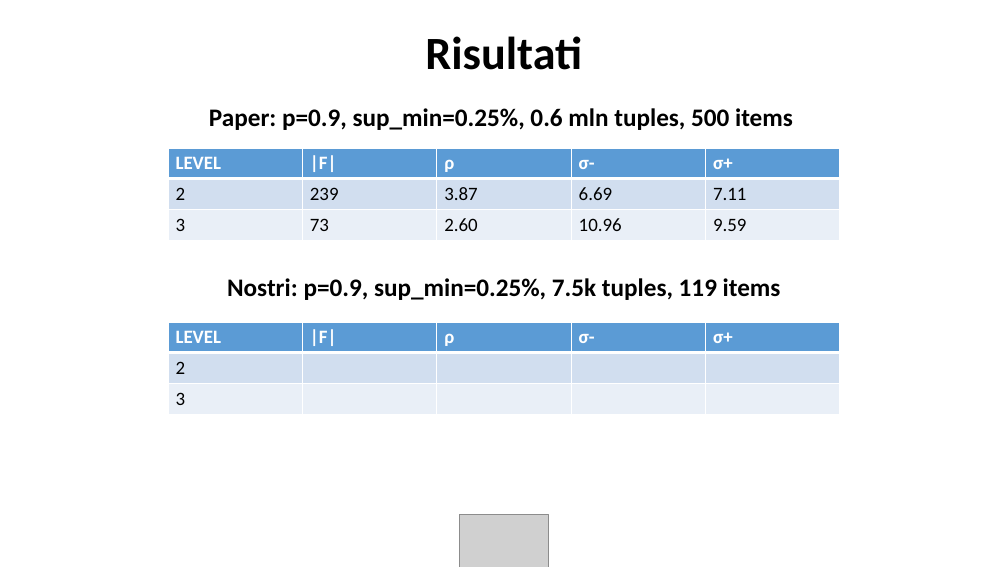
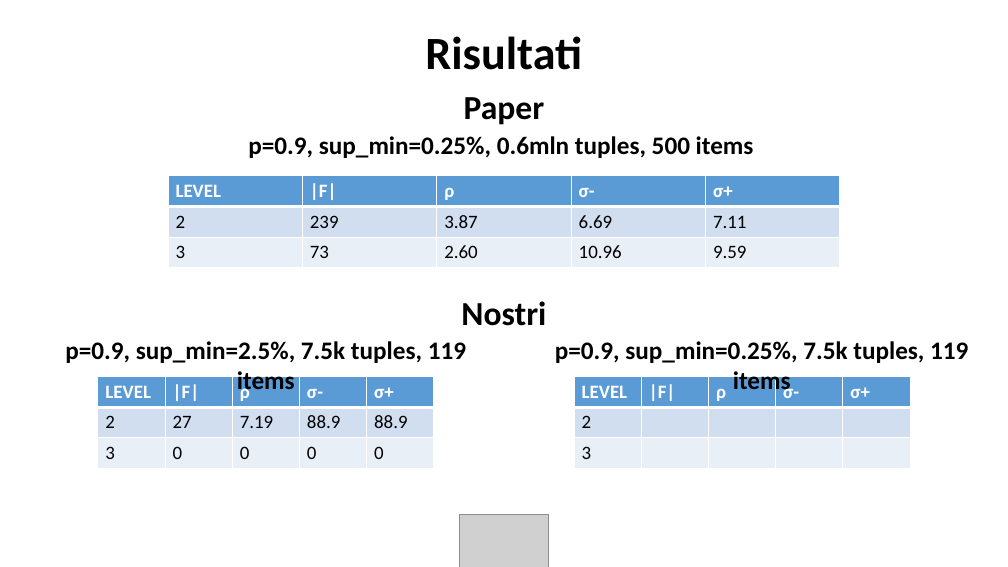
Before and after one commit to jf994/DataProtectionProject, a slide deck: slide 7 of docs/Presentazione.pptx. Drawn at 1008x567 pixels with LibreOffice and Linux fonts; fonts in the diff are those of the drawing; grey boxes stand for pictures; background and template pictures are left out. Boxes give left, top, right and bottom in pixels: in the first picture for what was removed or moved away, otherwise in the second. Text is boxed around its words. In the diff, an @@ line names an element or a change of style, - is before the commit and + after.

```diff
--- a/docs/Presentazione.pptx
+++ b/docs/Presentazione.pptx
@@ text added at (464,97,545,125), 32 pt, text #000000, bold @@
+Paper
@@ text at (248,136,754,158): text changed @@
-Paper: p=0.9, sup_min=0.25%, 0.6 mln tuples, 500 items
+p=0.9, sup_min=0.25%, 0.6mln tuples, 500 items
@@ table: place and size @@
-table at (168,148,841,240)
+table at (168,175,841,268)
@@ text added at (461,301,546,326), 32 pt, text #000000, bold @@
+Nostri
@@ text at (65,341,466,363): text changed @@
-Nostri: p=0.9, sup_min=0.25%, 7.5k tuples, 119 items
+p=0.9, sup_min=2.5%, 7.5k tuples, 119 items
@@ text added at (555,341,968,363), 24 pt, text #000000, bold @@
+p=0.9, sup_min=0.25%, 7.5k tuples, 119 items
@@ table at (98,377,434,469) @@
-row 2: 2 |  |  |  | 
+row 2: 2 | 27 | 7.19 | 88.9 | 88.9
-row 3: 3 |  |  |  | 
+row 3: 3 | 0 | 0 | 0 | 0
@@ table: place and size @@
-table at (168,322,841,414)
+table at (98,377,434,469)
@@ table added at (574,377,910,469), 3 rows, 5 columns @@
+LEVEL | |F| | ρ | σ- | σ+
+2 |  |  |  | 
+3 |  |  |  | 
```
Also in this commit, not shown: 2 other slides changed, 2 other files.
